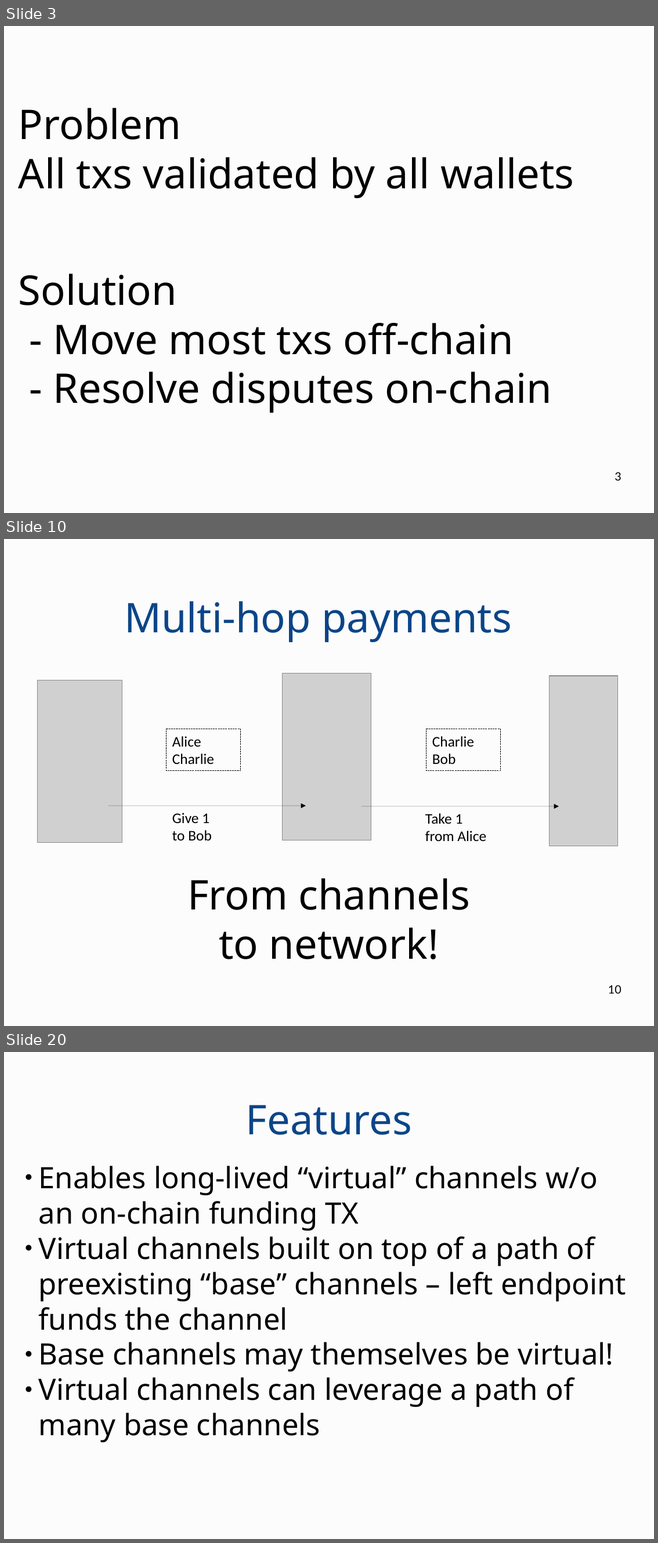
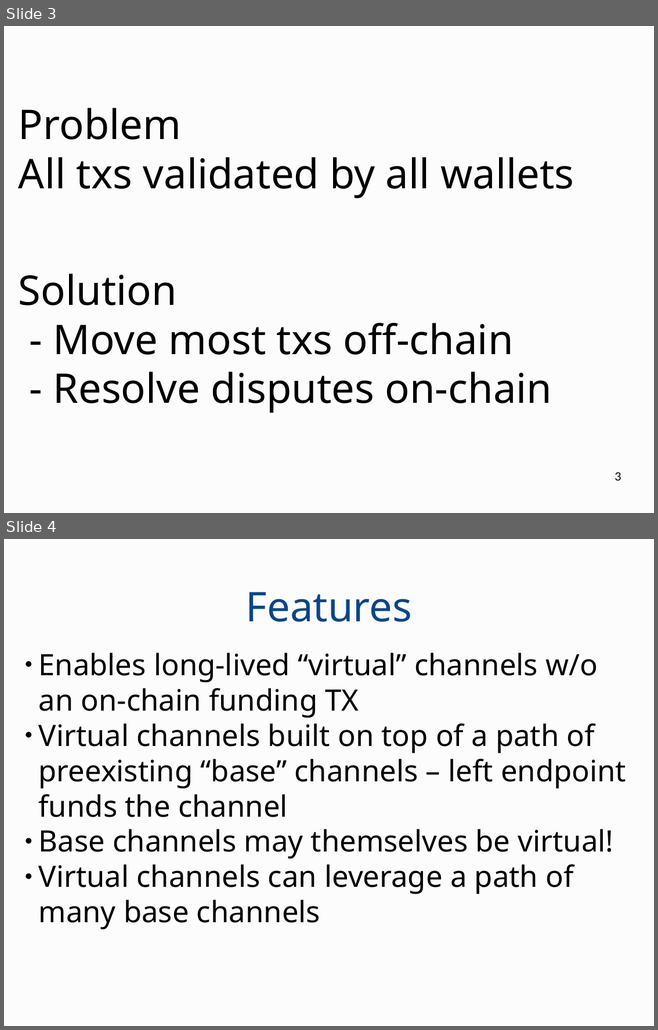
Before and after one commit to OrfeasLitos/virtual-payment-channels, a slide deck: slides/presentation.odp. Shown one above the other, each under a label of ours: slides 3, 10 and 20 before the commit, slides 3 and 4 after it; the slides between them are not shown. The pictures are 658x1543 and 658x1030 pixels, drawn with LibreOffice and Linux fonts; fonts in the diff are those of the drawing; grey boxes stand for pictures. Boxes give left, top, right and bottom in pixels: in the first picture for what was removed or moved away, otherwise in the second. Text is boxed around its words. In the diff, an @@ line names an element or a change of style, - is before the commit and + after.

```diff
--- a/slides/presentation.odp
+++ b/slides/presentation.odp
@@ slide 10 removed at (4,539,654,1026), background #FCFCFC @@
@@ title removed at (124,601,511,642) @@
-Multi-hop payments
@@ picture removed at (282,674,371,841) @@
@@ picture removed at (549,676,618,846) @@
@@ picture removed at (37,681,122,843) @@
@@ rectangle removed at (167,729,241,771) @@
-Alice
-Charlie
@@ rectangle removed at (427,729,501,771) @@
-Charlie
-Bob
@@ arrow removed from (108, 806) to (306, 806) @@
@@ text removed at (172,813,212,841) @@
-Give 1
-to Bob
@@ arrow removed from (361, 806) to (558, 806) @@
@@ text removed at (425,813,486,841) @@
-Take 1
-from Alice
@@ title removed at (187,878,470,959) @@
-From channels to network!
@@ page number removed at (608,985,621,994) @@
-10
@@ what was slide 20 is now slide 4 @@
```
Also in this commit, not shown: 2 slides changed, 15 other slides removed, 1 other file.
